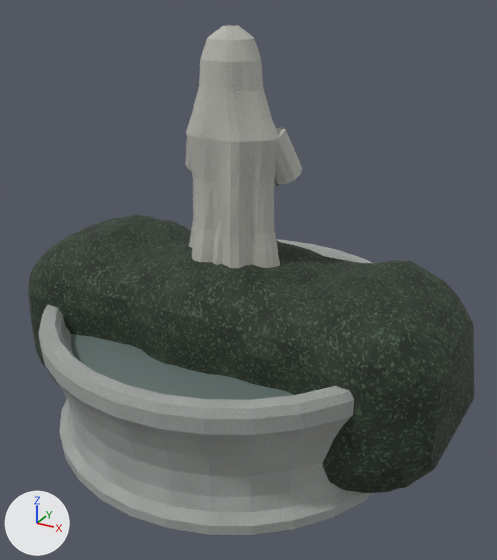
What one commit did to the Blender file ArtSource/ChurchGarden/Blender/ChurchGarden3D.blend.
The view is the same before and after, from a 50 mm lens placed at (1.31, -2.27, 1.81), pointed at (0.08, -0.03, 0.69). The lights are fixed; the arrows at lower left show +X, +Y and +Z. The older version comes first. The same objects are shown in both versions, whatever each file hides.

The first picture shows 'GEO_FountainStone', 'GEO_FountainWater', 'GEO_HedgeSegment', 'GEO_MaryStatue'.
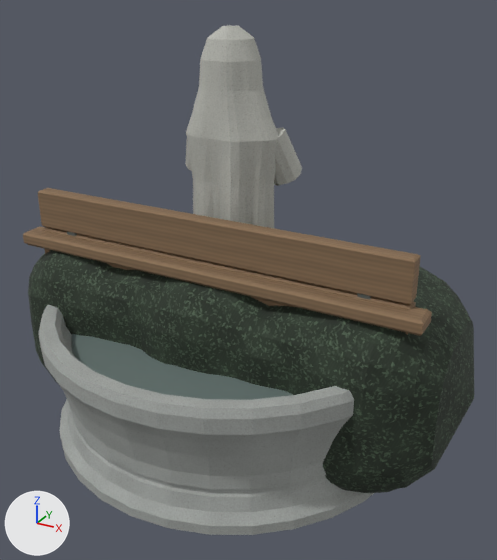
Boxes (x1, y1, x2, y2) around the edits, measured in the pictures (497 x 560 px):
'GEO_Bench', added (brown): after (23, 188, 432, 336)
    faces in mat_mat_gardentimber: (23, 188, 432, 336)

The change, as a diff of the scene's bpy script:
```diff
--- a/ArtSource/ChurchGarden/Blender/ChurchGarden3D.blend.py
+++ b/ArtSource/ChurchGarden/Blender/ChurchGarden3D.blend.py
@@ img_gardentimberalbedo @@
+img_gardentimberalbedo = load_image('GardenTimberAlbedo', '../../../Assets/ChurchGarden/Textures/GardenTimberAlbedo.png', 256, 256, 'sRGB')
@@ mat_mat_gardentimber @@
+mat_mat_gardentimber = bpy.data.materials.new('MAT_GardenTimber')
+# colours: brown #a08161
+# uses the picture img_gardentimberalbedo
@@ me_geo_bench @@
+me_geo_bench.from_pydata(...)  # 656 vertices, 534 faces; spans x -0.86..0.86, y -0.31..0.21, z 0.0..1.0
+# faces by material slot: [112, 422]
+me_geo_bench.materials.append(mat_mat_gardentimber)
+me_geo_bench.materials.append(mat_mat_gardenmetal)  # dark grey #575d5b
@@ ob_geo_bench @@
+ob_geo_bench = bpy.data.objects.new('GEO_Bench', me_geo_bench)
+ob_geo_bench.parent = ob_src_churchgarden3d
+ob_geo_bench.location = (0.0, 0.0, 0.0)
```
